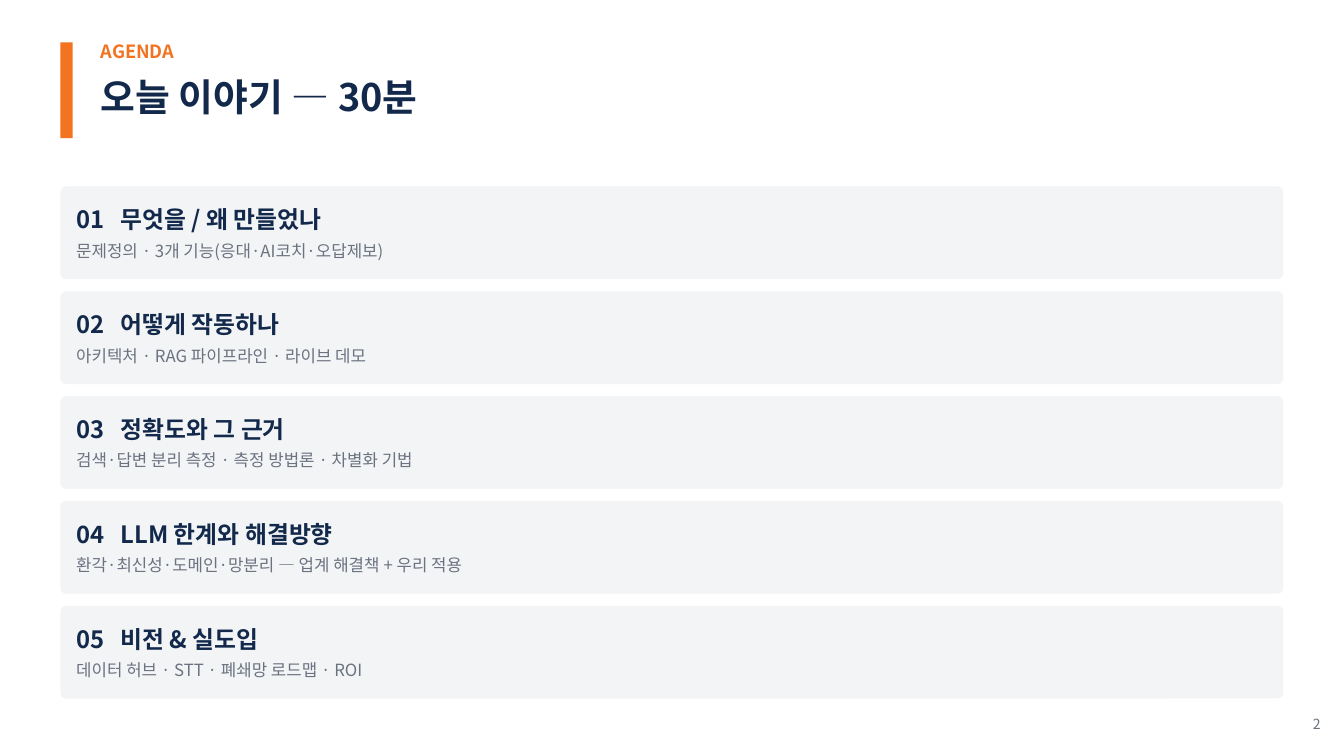
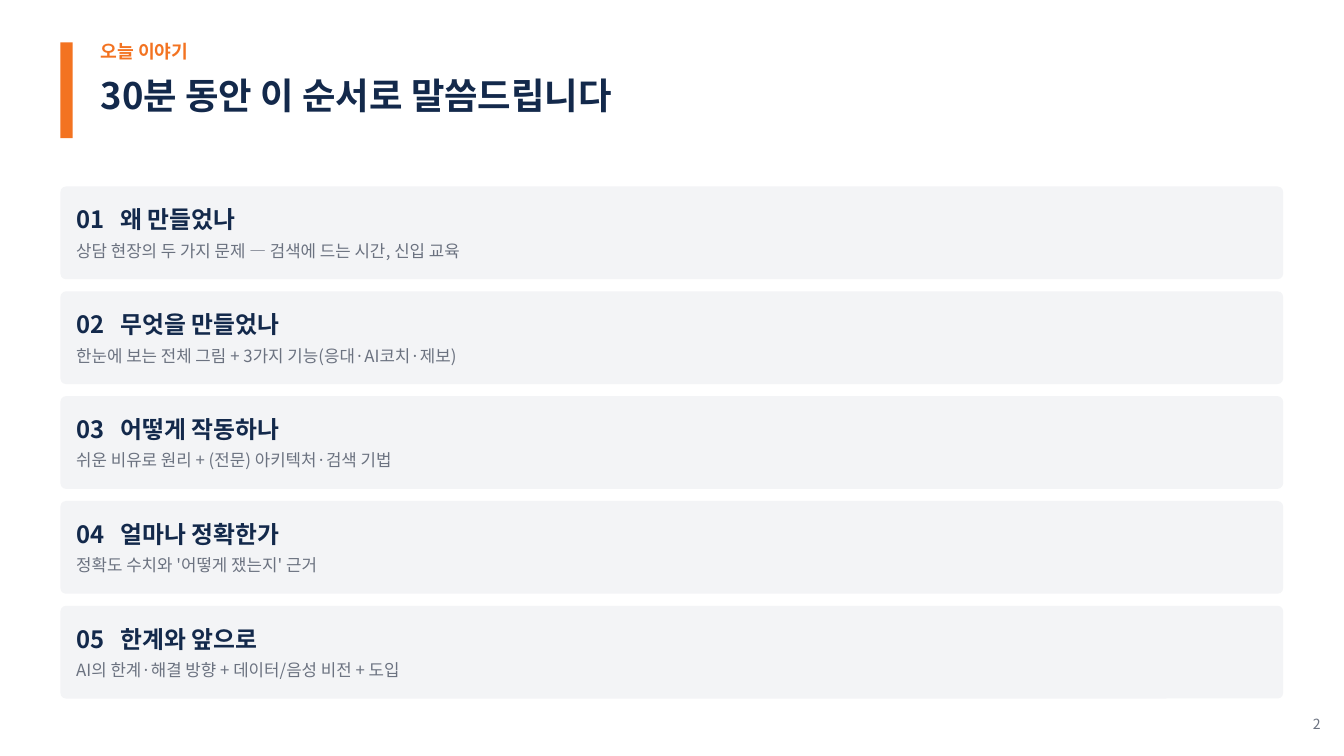
Before and after one commit to woochichichi/2026_HICT_ChatBot, a slide deck: slide 2 of docs/presentation/한화투자증권_AI상담_PoC_30min.pptx. Drawn at 1344x756 pixels with LibreOffice and Linux fonts; fonts in the diff are those of the drawing. Boxes give left, top, right and bottom in pixels: in the first picture for what was removed or moved away, otherwise in the second. Text is boxed around its words. In the diff, an @@ line names an element or a change of style, - is before the commit and + after.

```diff
--- a/docs/presentation/한화투자증권_AI상담_PoC_30min.pptx
+++ b/docs/presentation/한화투자증권_AI상담_PoC_30min.pptx
@@ text at (x1=101, y1=42, x2=188, y2=60): text changed; size 27 to 13 pt; text colour #13294B to #F37321 @@
-오늘 이야기 — 30분
+오늘 이야기
@@ text removed at (x1=101, y1=44, x2=175, y2=59) @@
-AGENDA
@@ text added at (x1=101, y1=78, x2=612, y2=113), 26 pt, text #13294B, bold @@
+30분 동안 이 순서로 말씀드립니다
@@ text in rounded rectangle at (x1=76, y1=208, x2=460, y2=260): text changed @@
-01 무엇을 / 왜 만들었나
-문제정의 · 3개 기능(응대·AI코치·오답제보)
+01 왜 만들었나
+상담 현장의 두 가지 문제 — 검색에 드는 시간, 신입 교육
@@ text in rounded rectangle at (x1=76, y1=313, x2=456, y2=365): text changed @@
-02 어떻게 작동하나
-아키텍처 · RAG 파이프라인 · 라이브 데모
+02 무엇을 만들었나
+한눈에 보는 전체 그림 + 3가지 기능(응대·AI코치·제보)
@@ text in rounded rectangle at (x1=76, y1=418, x2=392, y2=469): text changed @@
-03 정확도와 그 근거
-검색·답변 분리 측정 · 측정 방법론 · 차별화 기법
+03 어떻게 작동하나
+쉬운 비유로 원리 + (전문) 아키텍처·검색 기법
@@ text in rounded rectangle at (x1=76, y1=523, x2=317, y2=573): text changed @@
-04 LLM 한계와 해결방향
-환각·최신성·도메인·망분리 — 업계 해결책 + 우리 적용
+04 얼마나 정확한가
+정확도 수치와 '어떻게 쟀는지' 근거
@@ text in rounded rectangle at (x1=76, y1=628, x2=400, y2=679): text changed @@
-05 비전 & 실도입
-데이터 허브 · STT · 폐쇄망 로드맵 · ROI
+05 한계와 앞으로
+AI의 한계·해결 방향 + 데이터/음성 비전 + 도입
```
Also in this commit, not shown: 19 other slides changed, 8 slides added, 10 slides removed, 10 other files.
